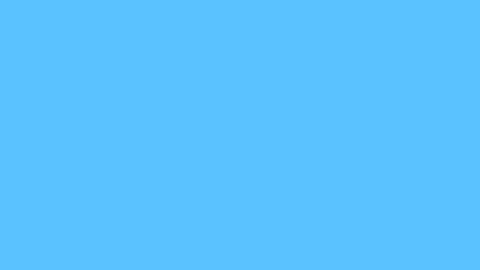
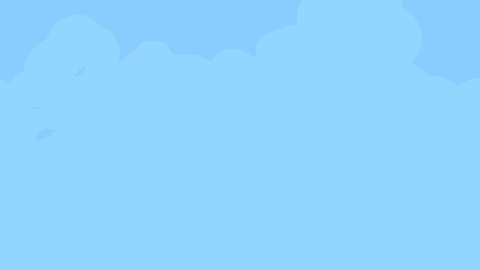
Layer changes from the first 480 x 270 image to the second:
added layer "sky.png" above "Layer" over [0, 0, 480, 270]
painted on "Layer" over [0, 0, 480, 270]
